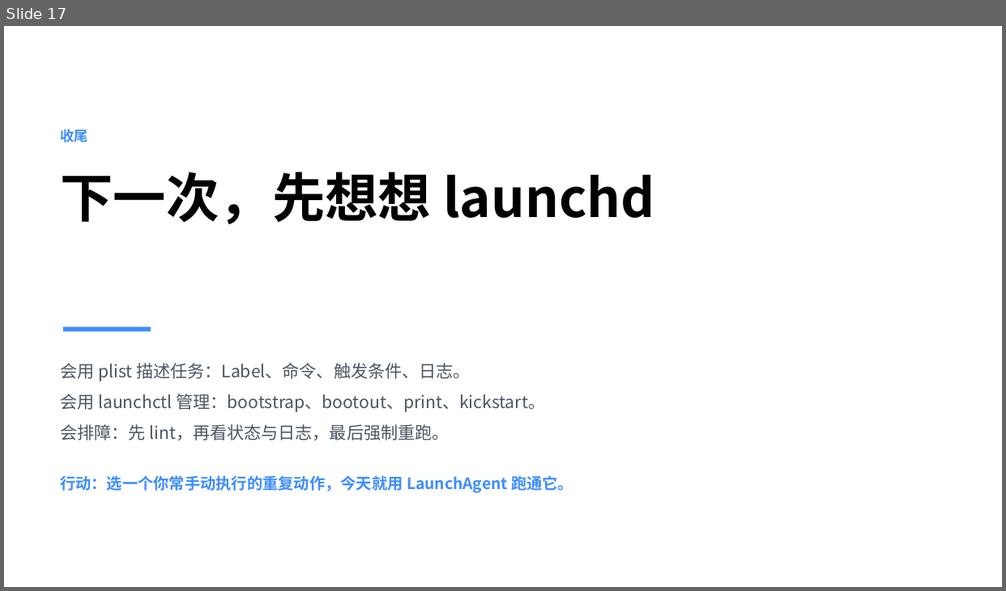
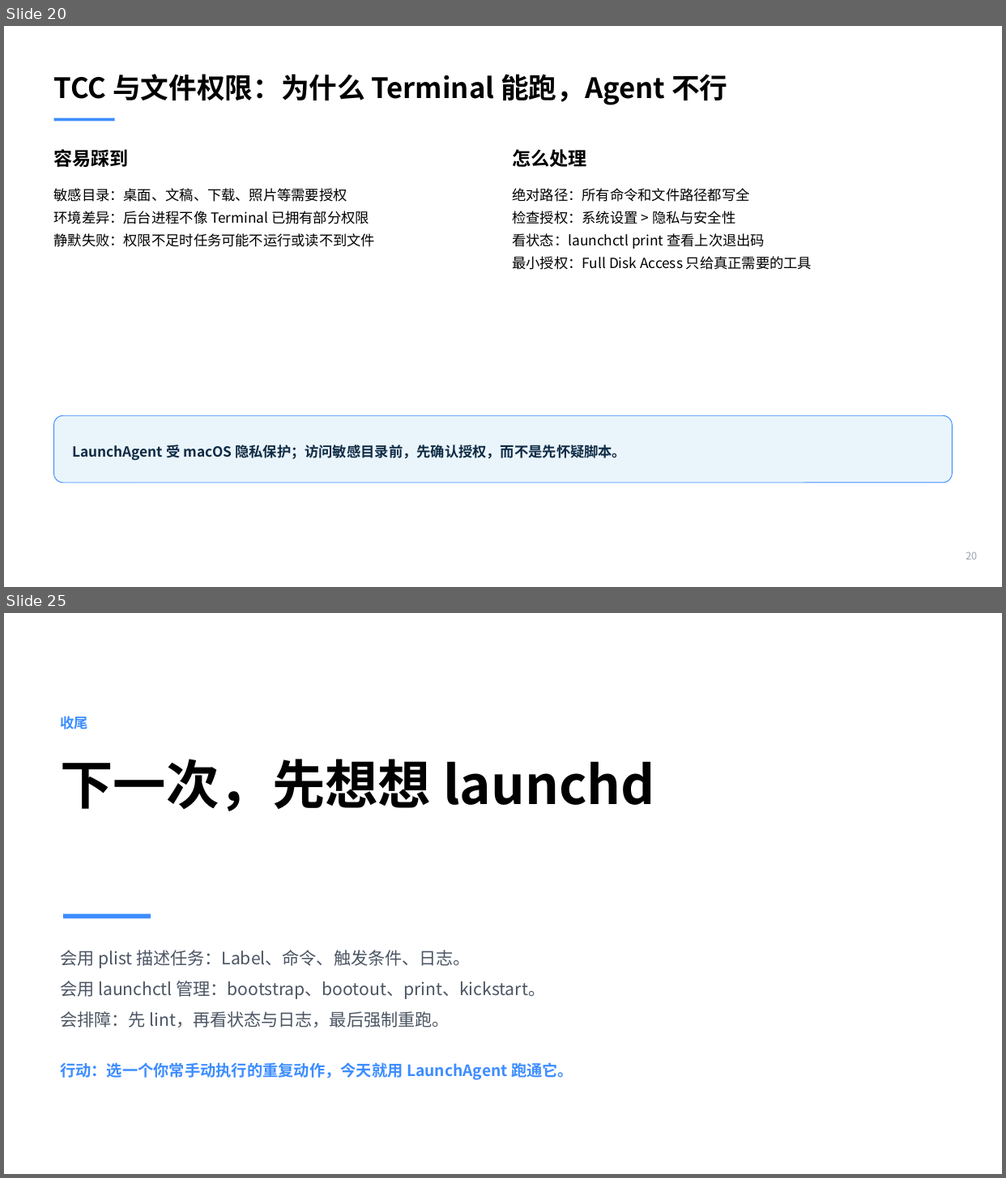
Before and after one commit to taytay198920/daily_study, a slide deck: LaunchAgents分享.pptx. Shown one above the other, each under a label of ours: slide 17 before the commit, slides 20 and 25 after it; the slides between them are not shown. The pictures are 1006x591 and 1006x1178 pixels, drawn with LibreOffice and Linux fonts; fonts in the diff are those of the drawing. Boxes give left, top, right and bottom in pixels: in the first picture for what was removed or moved away, otherwise in the second. Text is boxed around its words. In the diff, an @@ line names an element or a change of style, - is before the commit and + after.

```diff
--- a/LaunchAgents分享.pptx
+++ b/LaunchAgents分享.pptx
@@ slide 20 added at bbox=[4, 26, 1002, 587], background #FFFFFF @@
@@ text added at bbox=[54, 74, 727, 105], 27 pt, text #000000, bold @@
+TCC 与文件权限：为什么 Terminal 能跑，Agent 不行
@@ rectangle added at bbox=[54, 118, 115, 121], fill #3D8DFF @@
@@ text added at bbox=[54, 149, 129, 167], 18 pt, text #000000, bold @@
+容易踩到
@@ text added at bbox=[513, 149, 587, 167], 18 pt, text #000000, bold @@
+怎么处理
@@ text added at bbox=[54, 188, 376, 247], 13.5 pt, text #000000 @@
+敏感目录：桌面、文稿、下载、照片等需要授权
+环境差异：后台进程不像 Terminal 已拥有部分权限
+静默失败：权限不足时任务可能不运行或读不到文件
@@ text added at bbox=[513, 188, 812, 270], 13.5 pt, text #000000 @@
+绝对路径：所有命令和文件路径都写全
+检查授权：系统设置 > 隐私与安全性
+看状态：launchctl print 查看上次退出码
+最小授权：Full Disk Access 只给真正需要的工具
@@ rounded rectangle added at bbox=[54, 416, 953, 484], fill #EAF5FB, outline #3D8DFF 0.75 pt @@
@@ text added at bbox=[73, 445, 626, 460], 13.5 pt, text #0F2B45, bold @@
+LaunchAgent 受 macOS 隐私保护；访问敏感目录前，先确认授权，而不是先怀疑脚本。
@@ text added at bbox=[965, 552, 977, 560], 9.8 pt, text #9CA3AF @@
+20
@@ what was slide 17 is now slide 25 @@
```
Also in this commit, not shown: 14 slides changed, 8 other slides added, 1 slide removed.
